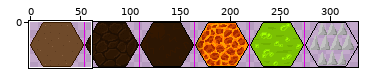
A sprite sheet gets an edit: assets/images/hexagon.png. The picture above shows the old version from afar; the outline marks the close-up.
Close-up. As it was:
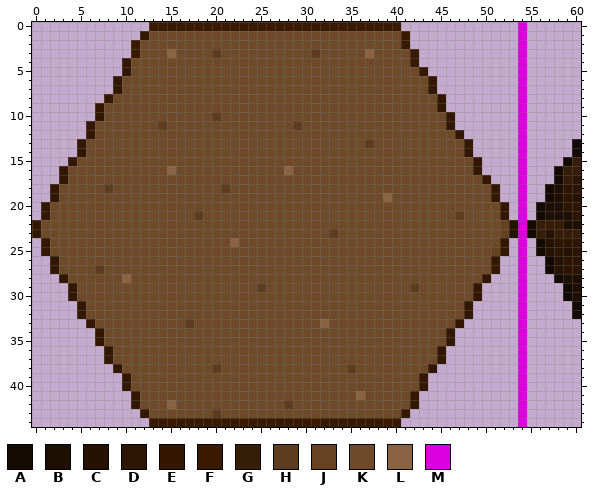
The file is 328x45 pixels. Colours within 5 levels of each other are drawn and written as one. Shown: x 0..60, y 0..44.
Palette (. is transparent): A #130a03  B #1e0f03  C #261203  D #2c1603  E #331700  F #391a00  G #361d08  H #5e3c20  J #664222  K #6f4a2a  L #8a6342  M #db00e0
Pixels before (only the part around the change), first column x 0:
 0 .............FFFFFFFFFFFFFFFFFFFFFFFFFFFF.............M......
 1 ............EKKKKKKKKKKKKKKKKKKKKKKKKKKKKF............M......
 2 ...........FKKKKKKKKKKKKKKKKKKKKKKKKKKKKKF............M......
 3 ...........FKKKLKKKKHKKKKKKKKKKHKKKKKLKKKKF...........M......
 4 ..........EKKKKKKKKKKKKKKKKKKKKKKKKKKKKKKKF...........M......
 5 ..........EKKKKKKKKKKKKKKKKKKKKKKKKKKKKKKKKE..........M......
 6 .........EKKKKKKKKKKKKKKKKKKKKKKKKKKKKKKKKKKE.........M......
 7 .........EKKKKKKKKKKKKKKKKKKKKKKKKKKKKKKKKKKE.........M......
 8 ........EKKKKKKKKKKKKKKKKKKKKKKKKKKKKKKKKKKKKE........M......
 9 .......EKKKKKKKKKKKKKKKKKKKKKKKKKKKKKKKKKKKKKE........M......
10 .......EKKKKKKKKKKKKHKKKKKKKKKKKKKKKKKKKKKKKKKE.......M......
11 ......EKKKKKKKHKKKKKKKKKKKKKKHKKKKKKKKKKKKKKKKE.......M......
12 ......EKKKKKKKKKKKKKKKKKKKKKKKKKKKKKKKKKKKKKKKKE......M......
13 .....EKKKKKKKKKKKKKKKKKKKKKKKKKKKKKKKHKKKKKKKKKKE.....M.....A
14 .....EKKKKKKKKKKKKKKKKKKKKKKKKKKKKKKKKKKKKKKKKKKE.....M.....A
15 ....EKKKKKKKKKKKKKKKKKKKKKKKKKKKKKKKKKKKKKKKKKKKKE....M....AG
16 ...EKKKKKKKKKKKLKKKKKKKKKKKKLKKKKKKKKKKKKKKKKKKKKE....M...AGG
17 ...EKKKKKKKKKKKKKKKKKKKKKKKKKKKKKKKKKKKKKKKKKKKKKKE...M...AGD
18 ..EKKKKKHKKKKKKKKKKKKHKKKKKKKKKKKKKKKKKKKKKKKKKKKKKE..M..ABDD
19 ..EKKKKKKKKKKKKKKKKKKKKKKKKKKKKKKKKKKKKLKKKKKKKKKKKE..M..ABDC
20 .EKKKKKKKKKKKKKKKKKKKKKKKKKKKKKKKKKKKKKKKKKKKKKKKKKKE.M.ABBDD
21 .EKKKKKKKKKKKKKKKKHKKKKKKKKKKKKKKKKKKKKKKKKKKKKHKKKKE.M.ABBBD
22 EKKKKKKKKKKKKKKKKKKKKKKKKKKKKKKKKKKKKKKKKKKKKKKKKKKKJCMAGGGBB
23 EKKKKKKKKKKKKKKKKKKKKKKKKKKKKKKKKHKKKKKKKKKKKKKKKKKKJCMAGCGGG
24 .EKKKKKKKKKKKKKKKKKKKKLKKKKKKKKKKKKKKKKKKKKKKKKKKKKKE.M.ACDDD
25 .EKKKKKKKKKKKKKKKKKKKKKKKKKKKKKKKKKKKKKKKKKKKKKKKKKJE.M.ACDCD
26 ..EKKKKKKKKKKKKKKKKKKKKKKKKKKKKKKKKKKKKKKKKKKKKKKKKE..M..ACDD
27 ..EKKKKHKKKKKKKKKKKKKKKKKKKKKKKKKKKKKKKKKKKKKKKKKKKE..M..ACDD
28 ...EKKKKKKLKKKKKKKKKKKKKKKKKKKKKKKKKKKKKKKKKKKKKKKE...M...ABB
29 ....EKKKKKKKKKKKKKKKKKKKKHKKKKKKKKKKKKKKKKHKKKKKKE....M....AB
30 ....EKKKKKKKKKKKKKKKKKKKKKKKKKKKKKKKKKKKKKKKKKKKKE....M....AB
31 .....EKKKKKKKKKKKKKKKKKKKKKKKKKKKKKKKKKKKKKKKKKKE.....M.....A
32 .....EKKKKKKKKKKKKKKKKKKKKKKKKKKKKKKKKKKKKKKKKKKE.....M.....A
33 ......EKKKKKKKKKKHKKKKKKKKKKKKKKLKKKKKKKKKKKKKKE......M......
34 .......EKKKKKKKKKKKKKKKKKKKKKKKKKKKKKKKKKKKKKKE.......M......
35 .......EKKKKKKKKKKKKKKKKKKKKKKKKKKKKKKKKKKKKKKE.......M......
36 ........EKKKKKKKKKKKKKKKKKKKKKKKKKKKKKKKKKKKKE........M......
37 ........EKKKKKKKKKKKKKKKKKKKKKKKKKKKKKKKKKKKKE........M......
38 .........EKKKKKKKKKKHKKKKKKKKKKKKKKHKKKKKKKKE.........M......
39 ..........EKKKKKKKKKKKKKKKKKKKKKKKKKKKKKKKKE..........M......
40 ..........EKKKKKKKKKKKKKKKKKKKKKKKKKKKKKKKKE..........M......
41 ...........EKKKKKKKKKKKKKKKKKKKKKKKKLKKKKKE...........M......
42 ...........EKKKLKKKKKKKKKKKKHKKKKKKKKKKKKKE...........M......
43 ............EKKKKKKKHKKKKKKKKKKKKKKKKKKKKE............M......
44 .............FFFFFFFFFFFFFFFFFFFFFFFFFFFF.............M......
After the commit:
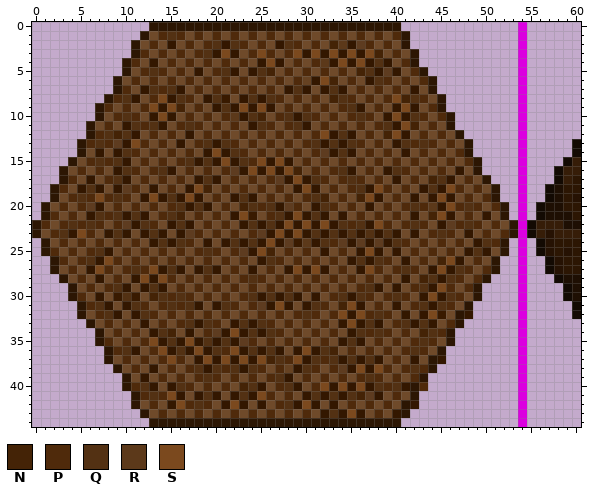
Colours new in this view: N #442306  P #4f2a0b  Q #533113  R #5c391a  S #7b491e
Change:
Changed rows in their new state; - is an unchanged pixel.
first column x 0:
 0 -------------DDDDDDDDDDDDDDDDDDDDDDDDDDDD-------------
 1 ------------D-PQP-P-P-P-P-P-P-P-P-P-P-P-PD------------
 2 -----------D-P-E-P-PQEQP-P-EQP-P-NREHP-P-D------------
 3 -----------DP-PKP-PQESE-PSP-PSESESESESN-P-D-----------
 4 ----------DP-E-P-P-P-P-P-ESE-P-PRESESEQE-PD-----------
 5 ----------D-PQP-P-E-PQE-EQN-P-P-P-P-NQEHE-PD----------
 6 ---------D-P-P-P-P-P-P-P-P-P-PJESN-P-EQP-P-PD---------
 7 ---------DP-EQPQE-P-P-P-P-P-EQE-EQE-P-P-P-E-D---------
 8 --------DPQE-PSEQP-EQF-EQEQP-P-P-NQP-P-PSNQP-D--------
 9 -------DP-P-PSESN-P-EQESESE-P-P-P-PQE-P-ESE-PD--------
10 -------D-PQP-ESE-P-PKPREQN-PQEQP-P-PQP-ESEQP-PD-------
11 ------D-P-EQPQE-PQP-P-P-EQP-PQE-P-P-P-PQESN-P-D-------
12 ------DPQNQE-P-P-E-P-P-P-P-P-P-PSEQE-P-NSE-P-P-D------
13 -----DPQPHESP-P-E-PQEQP-P-P-P-PQEQEQPKP-EQPQP-P-D-----
14 -----D-E-EQP-P-P-P-ESEQP-P-P-P-PHEQE-P-P-E-P-P-PD-----
15 ----D-PQPQE-P-P-PQEQESEQPSESE-P-P-P-P-P-P-P-P-P-PD----
16 ---D-P-P-EQP-PQE-P-P-PHESESESN-P-PQE-P-EQP-P-P-E-D----
17 ---DP-E-PQE-P-P-P-EQE-P-P-PHESEQP-PQP-P-E-P-NQE-P-D---
18 --DP-EQEKEHP-E-P-ESN-P-P-P-P-ESE-P-PQESP-P-EQESP-P-D--
19 --D-PQPSPQP-ESEQESE-P-EQE-P-P-PQN-P-NSEKP-E-ESE-P-PD--
20 -D-P-PHE-P-P-P-PQEQE-P-NQPQEHP-EQP-P-E-P-PQPRESPQP-PD-
21 -DP-P-EQPQEQE-PQN-P-P-ESF-PQESEQE-E-P-P-P-E-NSEKP-E-D-
22 DP-PQPQP-PHEQP-EQE-P-P-EQEQESESESEQPQESP-PQP-EHPQP-PKD
23 D-PQESP-EQE-EQE-EHP-P-P-PHESESEQEQEQEQEQE-E-PQP-E-P-PD
24 -D-P-P-P-P-P-EQEQP-E-EQEQESEHFREQPHEHEHEQP-P-P-P-EQPD-
25 -DP-P-PQE-P-P-P-P-PQP-PHESN-P-P-E-P-ESE-E-P-P-P-EQEKD-
26 --DP-PQESP-P-P-P-P-P-P-P-EQP-P-P-P-EQEQP-E-P-NSE-P-D--
27 --D-P-ESP-PQPSEQE-EQE-P-E-P-ESESE-P-ESP-PQP-ESEQP-PD--
28 ---D-P-E-PKESESP-P-P-P-PQP-P-P-P-P-P-P-P-E-NQEQP-PD---
29 ----D-P-PQE-EQE-P-P-P-P-PKP-P-P-P-P-PQE-E-PQESP-PD----
30 ----DP-E-FQF-NQPQP-P-P-PQEQEQE-E-PQEQP-PQP-ESEQP-D----
31 -----DPQE-EQP-PQPQE-EQP-PHESE-EQP-NSE-P-E-PQEQP-D-----
32 -----D-PQE-EQP-P-P-P-P-P-P-P-PQP-PSESPQP-E-ESF-D------
33 ------D-P-P-E-P-PQEQP-EQEQP-P-P-P-ESEQE-PQEQE-PD------
34 -------D-P-P-EQN-E-PHESEQEQP-P-P-P-EQPQP-P-NQPD-------
35 -------DP-P-PSEQESEQEQEHP-P-P-P-P-EQE-P-P-PQP-D-------
36 --------DPQE-PSEQESEQPSEQEQE-ESEQN-P-P-P-PQP-D--------
37 --------D-P-P-PSP-ESESESESNQPSEQPQEQEQE-P-E-D---------
38 ---------D-P-E-P-PQEQPQEQP-PJEQP-PHESESP-PQPD---------
39 ----------D-E-P-P-PQP-P-P-PQE-P-P-P-PQP-P-PD----------
40 ----------DPQE-EQP-P-P-NQE-PQE-PSESESEQPQEDP----------
41 -----------DPQPSE-EQE-EQESP-P-EQEQEQNHE-P-D-----------
42 -----------D-P-ESPQP-ESE-E-PQESE-E-P-P-P-D------------
43 ------------D-P-P-P-P-P-P-P-P-P-EQESE-P-ED------------
44 -------------DDDDDDDDDDDDDDDDDDDDDDDDDDDD-------------
Changed places in both close-ups, as pixel boxes (x1, y1, x2, y2):
changed: (32, 22, 518, 427)
